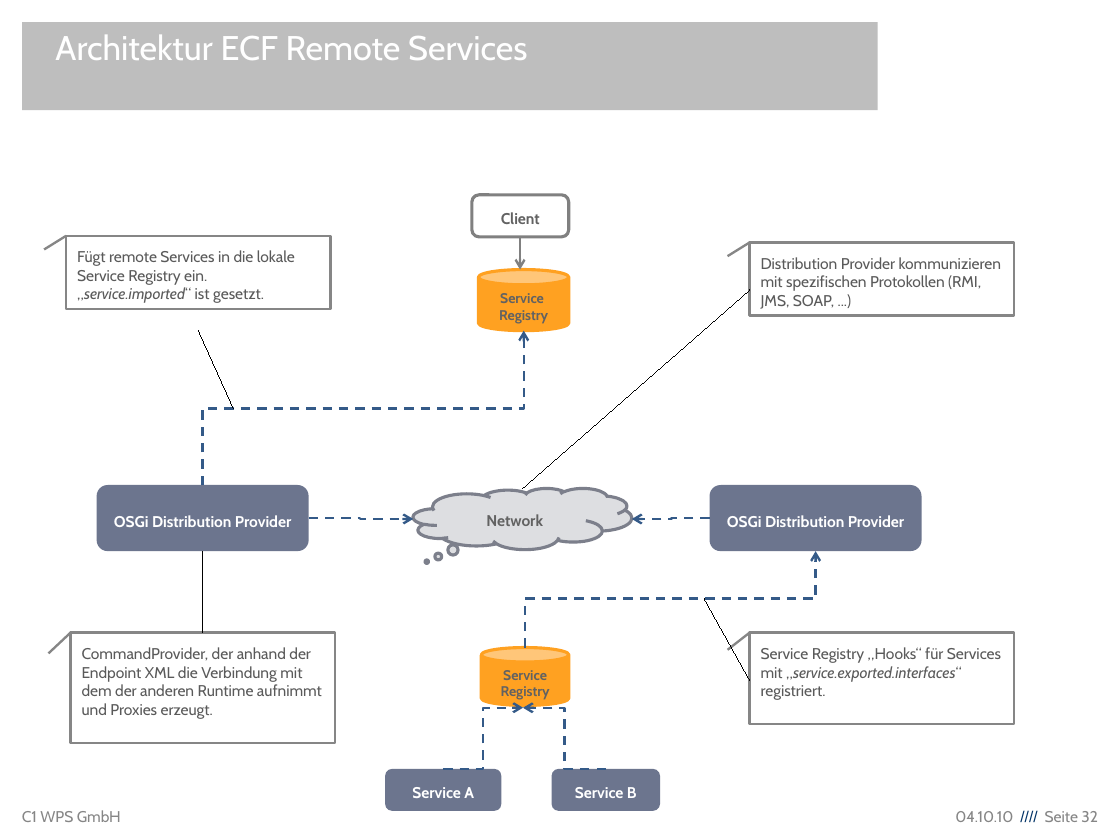
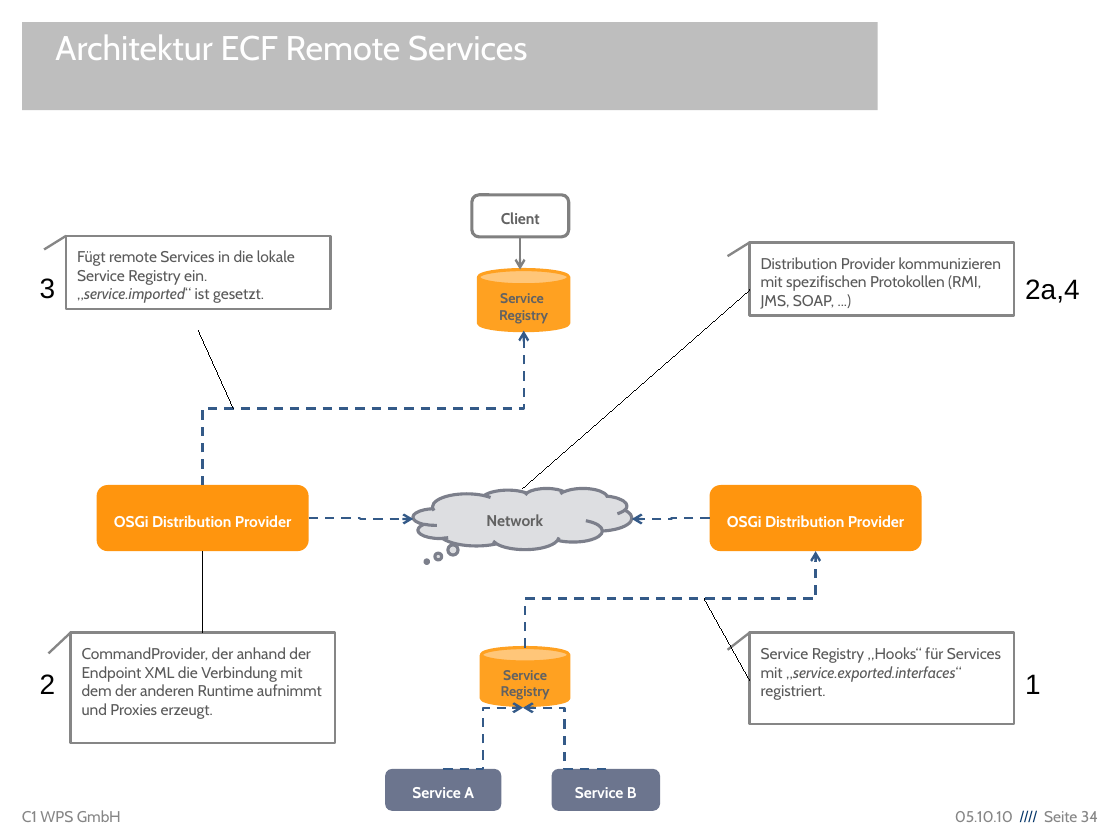
Before and after one commit to lemmy/org.eclipse.ecf.winterschool, a slide deck: slide 34 of org.eclipse.ecf.winterschool/EclipseCommunicationFramework.odp (slide 32 before the commit). Drawn at 1120x840 pixels with LibreOffice and Linux fonts; fonts in the diff are those of the drawing; background and template pictures are left out. Boxes give left, top, right and bottom in pixels: in the first picture for what was removed or moved away, otherwise in the second. Text is boxed around its words. In the diff, an @@ line names an element or a change of style, - is before the commit and + after.

```diff
--- a/org.eclipse.ecf.winterschool/EclipseCommunicationFramework.odp
+++ b/org.eclipse.ecf.winterschool/EclipseCommunicationFramework.odp
@@ text added at [40,278,56,299], 18 pt, text #000000 @@
+3
@@ text added at [1025,279,1079,303], 18 pt, text #000000 @@
+2a,4
@@ rounded rectangle "OSGi Distribution Provider" at [96,485,308,551]: fill #6C758E to #FF950E @@
@@ rounded rectangle "OSGi Distribution Provider" at [710,485,922,551]: fill #6C758E to #FF950E @@
@@ text added at [40,674,56,694], 18 pt, text #000000 @@
+2
@@ text added at [1025,674,1041,694], 18 pt, text #000000 @@
+1
@@ text at [955,811,1098,822]: text changed @@
-04.10.10 //// Seite 32
+05.10.10 //// Seite 34
```
Also in this commit, not shown: 22 other slides changed, 8 slides added, 3 slides removed.
